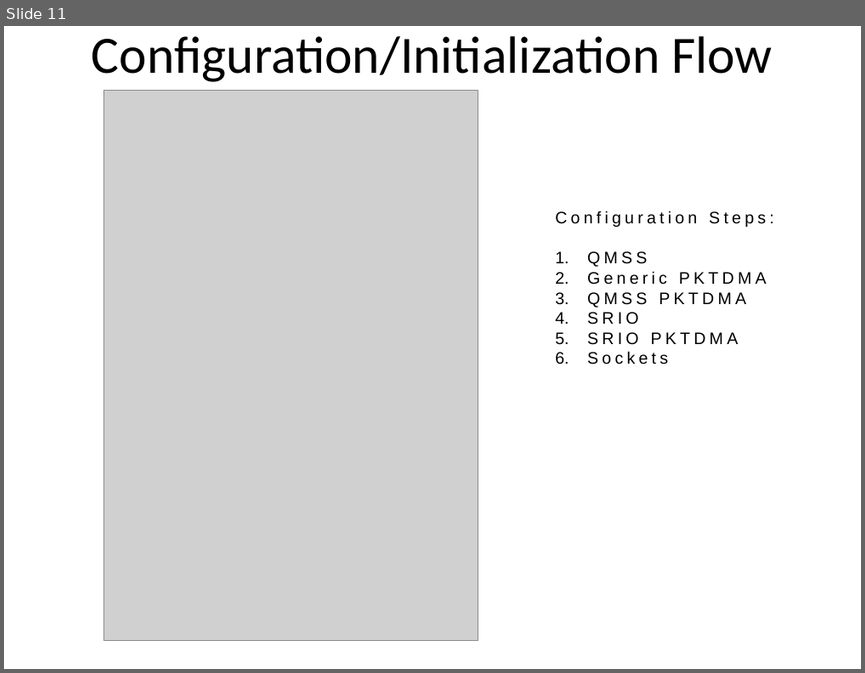
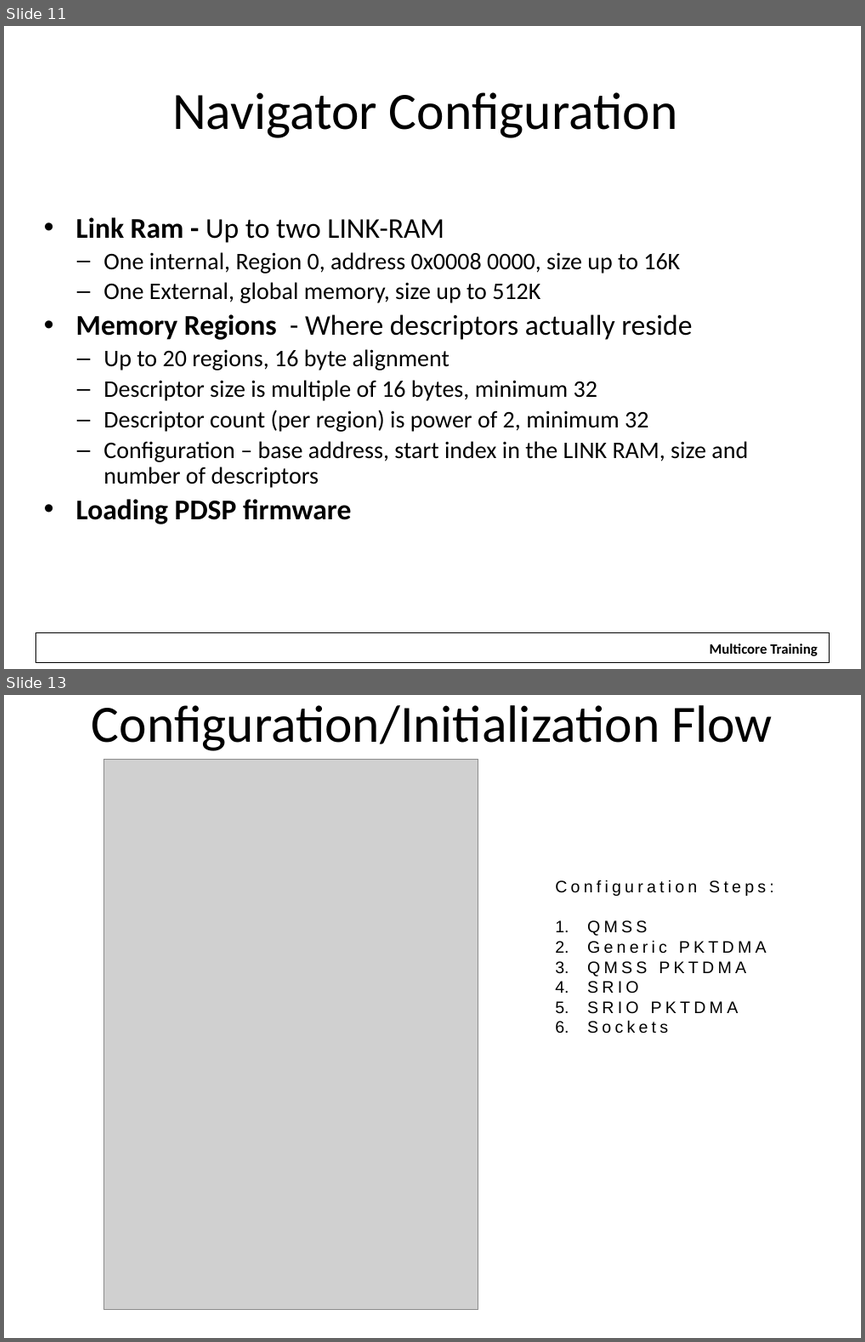
Before and after one commit to hari1989/keystone-workshop, a slide deck: slides/SRIO Demo Overview.pptx. Shown one above the other, each under a label of ours: slide 11 before the commit, slides 11 and 13 after it; the slides between them are not shown. The pictures are 865x673 and 865x1342 pixels, drawn with LibreOffice and Linux fonts; fonts in the diff are those of the drawing; grey boxes stand for pictures; background and template pictures are left out. Boxes give left, top, right and bottom in pixels: in the first picture for what was removed or moved away, otherwise in the second. Text is boxed around its words. In the diff, an @@ line names an element or a change of style, - is before the commit and + after.

Commit message:
Adding three slides - Functional Units, and two slides on what needs to be configured in Navigator Deleted slide of the physical layer

```diff
--- a/slides/SRIO Demo Overview.pptx
+++ b/slides/SRIO Demo Overview.pptx
@@ slide 11 added at bbox=[4, 26, 861, 669], background #FFFFFF @@
@@ title added at bbox=[172, 92, 678, 138], 44 pt, text #000000 @@
+Navigator Configuration
@@ text added at bbox=[76, 217, 748, 524], 20 pt, text #000000 @@
+• Link Ram - Up to two LINK-RAM
+  – One internal, Region 0, address 0x0008 0000, size up to 16K
+  – One External, global memory, size up to 512K
+• Memory Regions - Where descriptors actually reside
+  – Up to 20 regions, 16 byte alignment
+  – Descriptor size is multiple of 16 bytes, minimum 32
+  – Descriptor count (per region) is power of 2, minimum 32
+  – Configuration – base address, start index in the LINK RAM, size and number of descriptors
+• Loading PDSP firmware
@@ rectangle added at bbox=[35, 633, 829, 663], outline #000000 0.75 pt @@
@@ rectangle added at bbox=[699, 635, 827, 661], fill #FFFFFF, 12 pt, text #000000, bold @@
+Multicore Training
@@ what was slide 11 is now slide 13 @@
```
Also in this commit, not shown: 2 other slides added, 3 slides removed.
